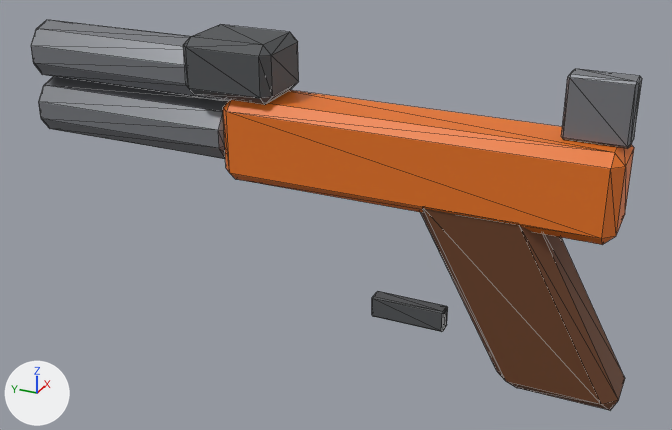
One commit to the glTF model assets/low-poly-guns/derringer.glb: the scene before it, then after it.
The view is the same before and after, from a 50 mm lens placed at (-0.318, -0.152, 0.152), pointed at (0.0, -0.009, -0.007). Every picture has the same lights, and +X, +Y and +Z are marked at lower left. The older version comes first. Mesh edges are drawn as thin lines. Vertices at exactly the same position are counted once.

In view in the first picture: 'derringer'.
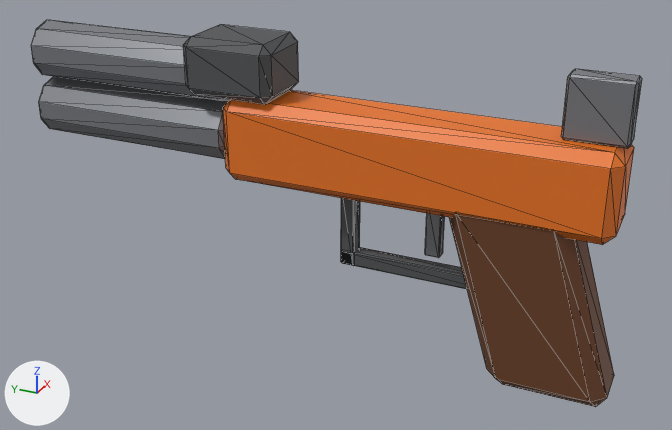
The newer file is also rescaled (x1.016), turned or shifted as a whole; pictures and numbers use the older file's frame.

Pixel boxes (x1, y1, x2, y2) of what changed, in the pictures (672 x 430 px; the box of a moved part takes in the faces that stretch with it):
'derringer', reshaped: before (31, 20, 642, 410); after (31, 20, 642, 407)
part 1 of me_box, moved or reshaped: before (372, 291, 448, 332); after (425, 213, 445, 258)
part 2 of me_box, added (brown): after (449, 214, 614, 407)
part 3 of me_box, reshaped: before (420, 208, 609, 410); after (341, 198, 467, 289)
part 4 of me_box, recoloured: before (425, 209, 625, 410); after (348, 248, 466, 285)

Diff of the bpy script that builds the scene:
```diff
--- a/assets/low-poly-guns/derringer.glb.py
+++ b/assets/low-poly-guns/derringer.glb.py
@@ me_box @@
 # used by ob_derringer; location = (0.0, 0.0, 0.0)
-me_box.from_pydata(...)  # 198 vertices, 372 faces; spans x -0.015..0.015, y -0.13..0.13, z -0.064..0.064
+me_box.from_pydata(...)  # 240 vertices, 456 faces; spans x -0.015..0.015, y -0.126..0.13, z -0.064..0.064
+# me_box part 1: the loose piece of 24 vertices spanning x -0.003..0.003, y -0.058..-0.027, z -0.049..-0.04 is scaled about its middle by (0.75, 0.185, 2.66), then moved by (0.0, -0.009, 0.04), in mat_zee_steel (grey #85878c)
+# me_box part 2: a new loose piece of 24 vertices spanning x -0.013..0.013, y -0.126..-0.058, z -0.064..0.015, in mat_zee_walnut (brown #6b4024)
+# me_box part 3
+# 6 vertices are removed from x -0.013..0.013, y -0.091..-0.083, z -0.064..-0.058
+# 19 faces are deleted
+# 18 vertices move from x -0.013..0.013, y -0.13..-0.046, z -0.064..0.015 to x -0.003..0.003, y -0.091..-0.013, z -0.027..-0.021
+# 19 vertices are added at x -0.003..0.003, y -0.019..-0.013, z -0.027..0.007
+# 5 new vertices lie (0.0, 0.0, 0.033) away from vertices in x -0.003..0.003, y -0.018..-0.013, z -0.027
+# 59 new faces join them, mat_zee_graphite (dark grey #525457)
+# me_box part 4: 25 faces spanning x -0.003..0.003, y -0.091..-0.013, z -0.027..-0.021 switch from mat_zee_walnut (brown #6b4024) to mat_zee_graphite (dark grey #525457)
 me_box.materials.append(mat_zee_signal)
```
